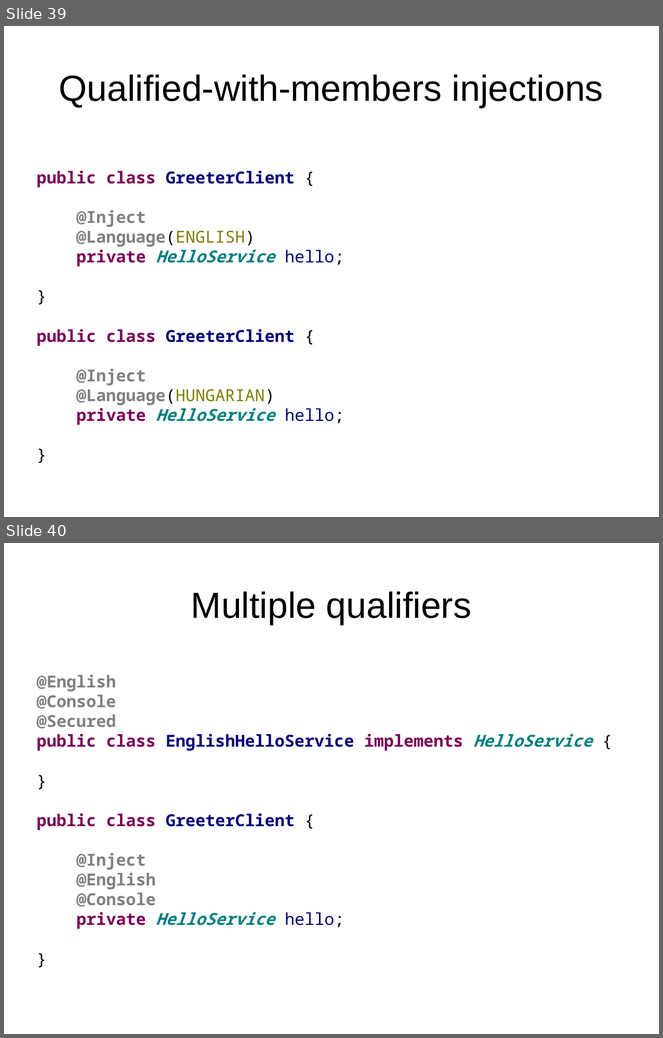
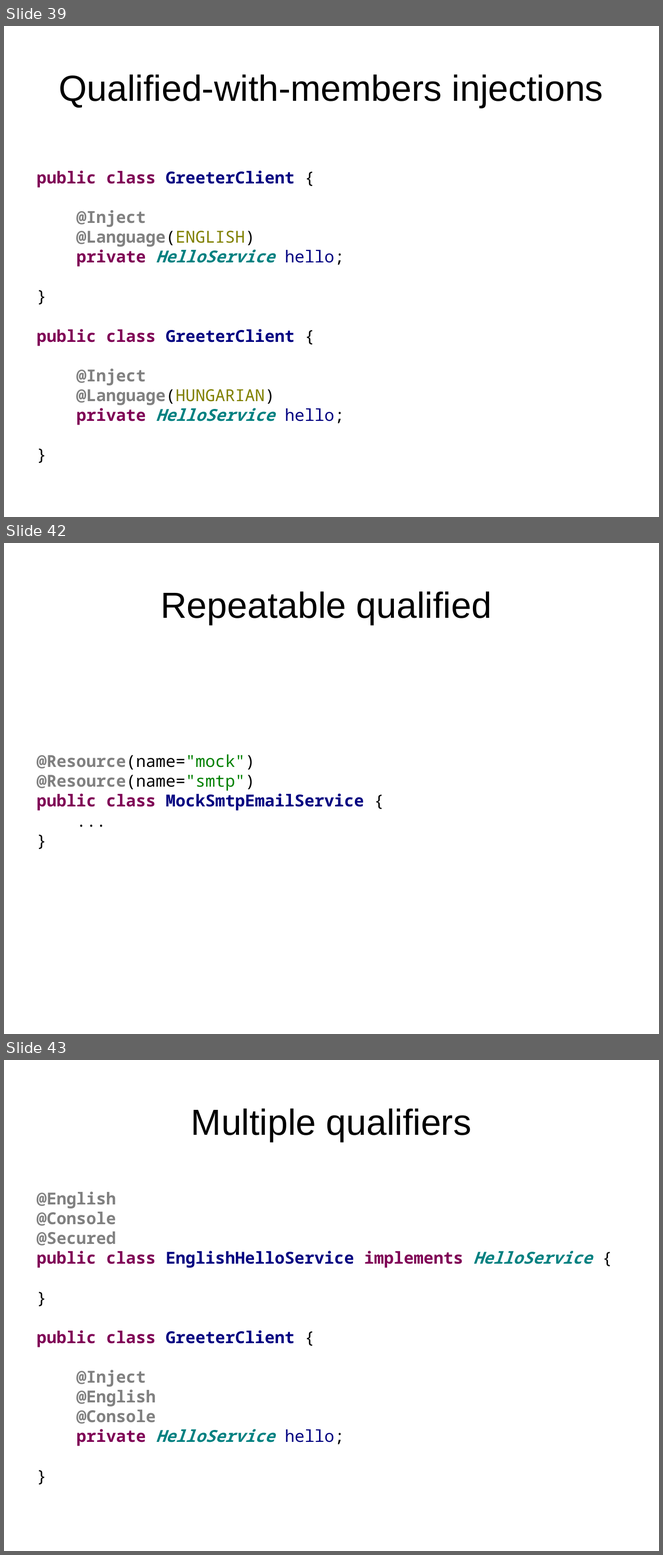
Before and after one commit to FrigoCoder/CDI, a slide deck: CDI.odp. Shown one above the other, each under a label of ours: slides 39 and 40 before the commit, slides 39, 42 and 43 after it; the slides between them are not shown. The pictures are 663x1038 and 663x1555 pixels, drawn with LibreOffice and Linux fonts; fonts in the diff are those of the drawing. Boxes give left, top, right and bottom in pixels: in the first picture for what was removed or moved away, otherwise in the second. Text is boxed around its words. In the diff, an @@ line names an element or a change of style, - is before the commit and + after.

```diff
--- a/CDI.odp
+++ b/CDI.odp
@@ slide 42 added at box(4, 543, 659, 1034), background #FFFFFF @@
@@ title added at box(161, 591, 492, 625), 44 pt, text #000000 @@
+Repeatable qualified
@@ text added at box(37, 755, 364, 811), 20 pt, text #000080, bold @@
+@Resource(name="mock")
+@Resource(name="smtp")
+public class MockSmtpEmailService {
+...
+}
@@ what was slide 40 is now slide 43 @@
```
Also in this commit, not shown: 5 other slides added.
